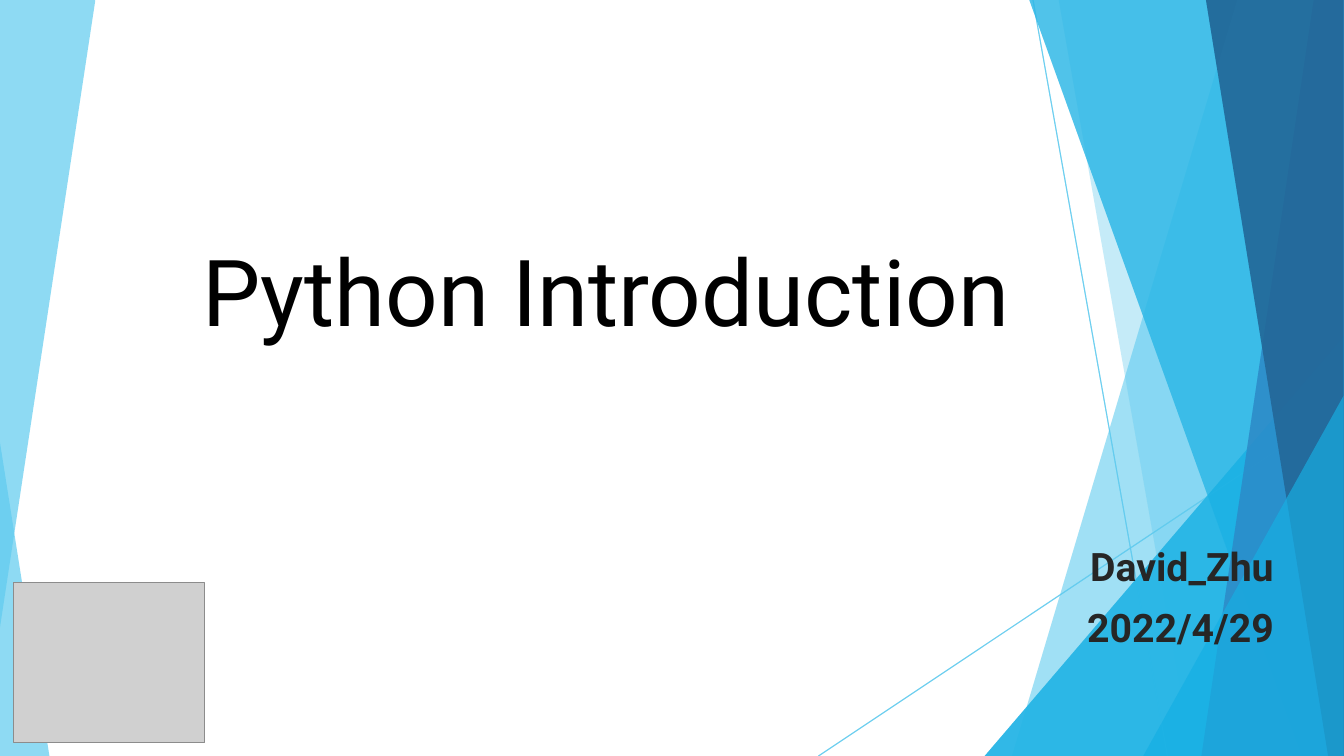
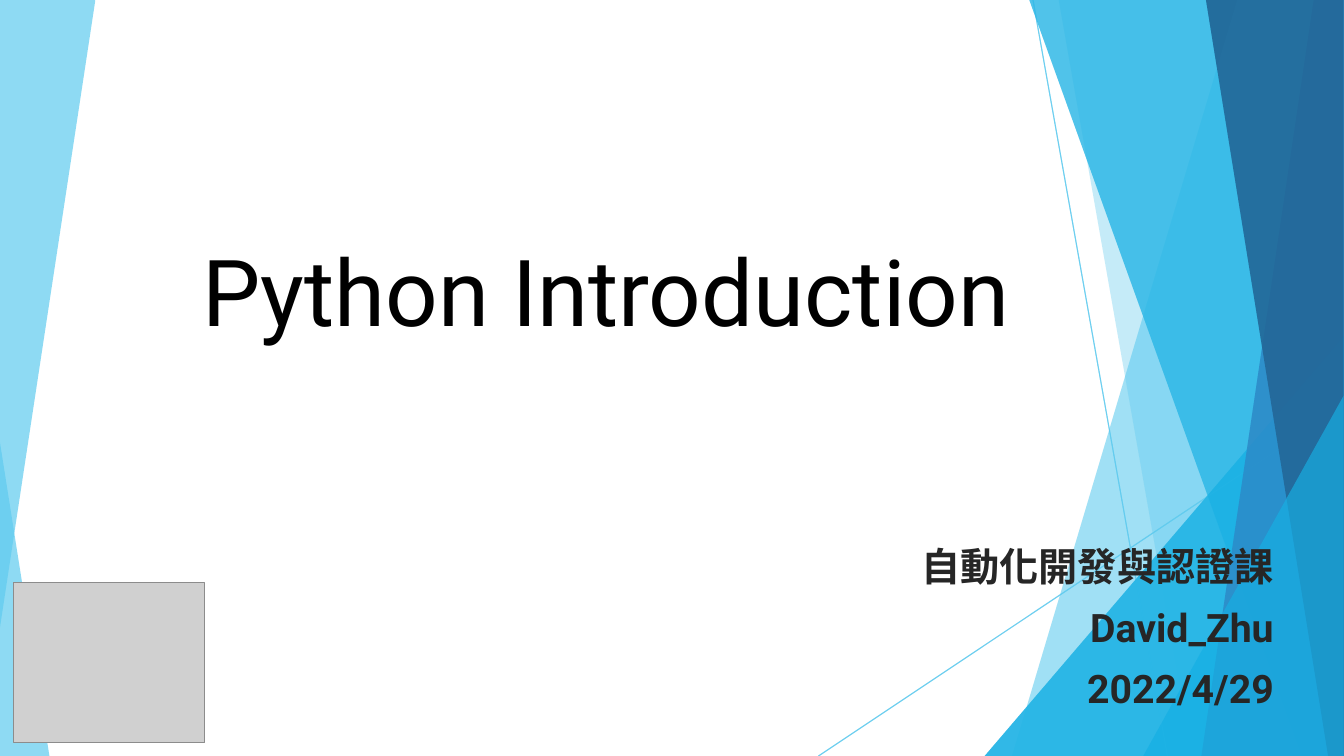
Before and after one commit to DavidChu0424/PythonIntroduction, a slide deck: slide 1 of Python Introduction.pptx. Drawn at 1344x756 pixels with LibreOffice and Linux fonts; fonts in the diff are those of the drawing; grey boxes stand for pictures. Boxes give left, top, right and bottom in pixels: in the first picture for what was removed or moved away, otherwise in the second. Text is boxed around its words. In the diff, an @@ line names an element or a change of style, - is before the commit and + after.

```diff
--- a/Python Introduction.pptx
+++ b/Python Introduction.pptx
@@ subtitle at (921,541,1273,592): paragraph added @@
+自動化開發與認證課
```
Also in this commit, not shown: 3 other slides changed.
